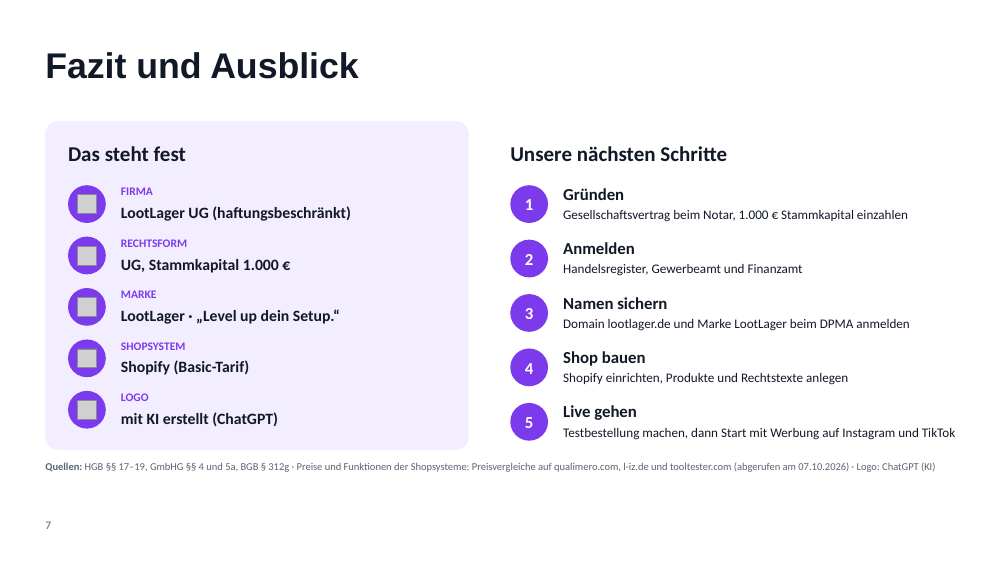
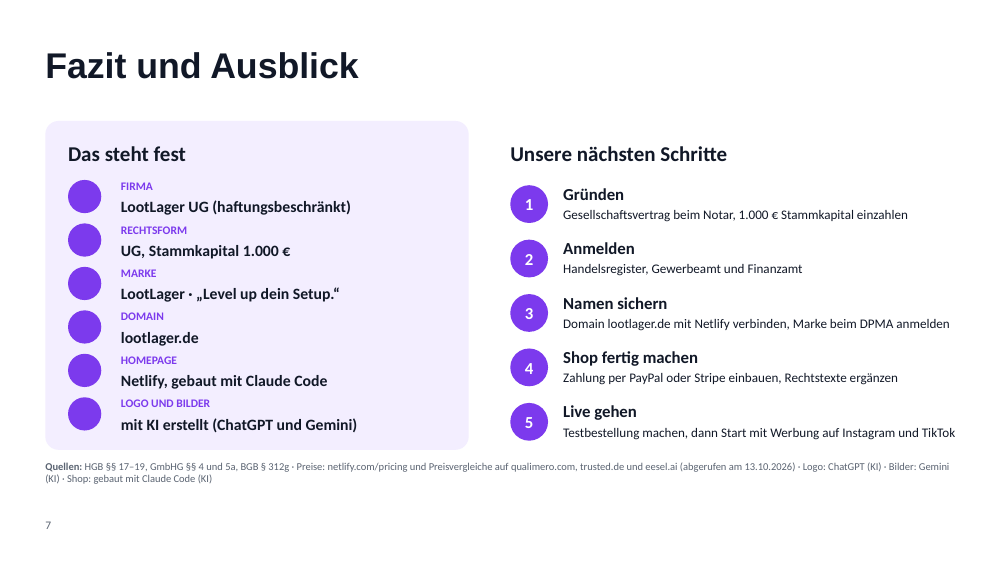
Before and after one commit to TheNickCoolst/EcomShopRepo, a slide deck: slide 7 of praesentation/LootLager_Praesentation.pptx. Drawn at 1008x567 pixels with LibreOffice and Linux fonts; fonts in the diff are those of the drawing; grey boxes stand for pictures; background and template pictures are left out. Boxes give left, top, right and bottom in pixels: in the first picture for what was removed or moved away, otherwise in the second. Text is boxed around its words. In the diff, an @@ line names an element or a change of style, - is before the commit and + after.

```diff
--- a/praesentation/LootLager_Praesentation.pptx
+++ b/praesentation/LootLager_Praesentation.pptx
@@ text "FIRMA": place and size @@
-text "FIRMA" at [121,187,153,195]
+text "FIRMA" at [121,182,153,190]
@@ ellipse: place and size @@
-ellipse at [68,185,106,223]
+ellipse at [68,180,101,213]
@@ picture removed at [77,195,96,214] @@
@@ text "LootLager UG (haftungsbeschränkt)": place and size @@
-text "LootLager UG (haftungsbeschränkt)" at [121,206,351,221]
+text "LootLager UG (haftungsbeschränkt)" at [121,200,351,215]
@@ ellipse: place and size @@
-ellipse at [68,237,106,274]
+ellipse at [68,224,101,257]
@@ text "RECHTSFORM": place and size @@
-text "RECHTSFORM" at [121,239,187,247]
+text "RECHTSFORM" at [121,226,187,234]
@@ text "UG, Stammkapital 1.000 €": place and size @@
-text "UG, Stammkapital 1.000 €" at [121,259,279,273]
+text "UG, Stammkapital 1.000 €" at [121,245,279,259]
@@ ellipse: place and size @@
-ellipse at [68,288,106,326]
+ellipse at [68,267,101,300]
@@ picture removed at [77,246,96,265] @@
@@ text "MARKE": place and size @@
-text "MARKE" at [121,290,157,298]
+text "MARKE" at [121,269,157,277]
@@ picture removed at [77,298,96,317] @@
@@ text "LootLager · „Level up dein ...": place and size @@
-text "LootLager · „Level up dein ..." at [121,309,340,324]
+text "LootLager · „Level up dein ..." at [121,287,340,302]
@@ ellipse added at [68,311,101,344], fill #7C3AED @@
@@ text added at [121,312,164,320], 11 pt, text #7C3AED, bold @@
+DOMAIN
@@ text at [563,319,949,331]: text changed @@
-Domain lootlager.de und Marke LootLager beim DPMA anmelden
+Domain lootlager.de mit Netlify verbinden, Marke beim DPMA anmelden
@@ ellipse: place and size @@
-ellipse at [68,340,106,377]
+ellipse at [68,354,101,387]
@@ picture removed at [77,349,96,368] @@
@@ text at [121,356,177,364]: text changed @@
-SHOPSYSTEM
+HOMEPAGE
@@ text added at [121,332,199,346], 15 pt, text #111827, bold @@
+lootlager.de
@@ text at [563,351,698,366]: text changed @@
-Shop bauen
+Shop fertig machen
@@ text at [121,375,327,389]: text changed @@
-Shopify (Basic-Tarif)
+Netlify, gebaut mit Claude Code
@@ text at [563,373,898,385]: text changed @@
-Shopify einrichten, Produkte und Rechtstexte anlegen
+Zahlung per PayPal oder Stripe einbauen, Rechtstexte ergänzen
@@ ellipse: place and size @@
-ellipse at [68,391,106,429]
+ellipse at [68,397,101,430]
@@ picture removed at [77,400,96,419] @@
@@ text at [121,418,358,432]: text changed @@
-mit KI erstellt (ChatGPT)
+mit KI erstellt (ChatGPT und Gemini)
@@ text at [121,399,210,407]: text changed @@
-LOGO
+LOGO UND BILDER
@@ text at [45,462,949,484]: text changed @@
-Quellen: HGB §§ 17–19, GmbHG §§ 4 und 5a, BGB § 312g · Preise und Funktionen der Shopsysteme: Preisvergleiche auf qualimero.com, l-iz.de und tooltester.com (abgerufen am 07.10.2026) · Logo: ChatGPT (KI)
+Quellen: HGB §§ 17–19, GmbHG §§ 4 und 5a, BGB § 312g · Preise: netlify.com/pricing und Preisvergleiche auf qualimero.com, trusted.de und eesel.ai (abgerufen am 13.10.2026) · Logo: ChatGPT (KI) · Bilder: Gemini (KI) · Shop: gebaut mit Claude Code (KI)
```
Also in this commit, not shown: 2 other slides changed, 3 slides added, 2 slides removed, 33 other files.
